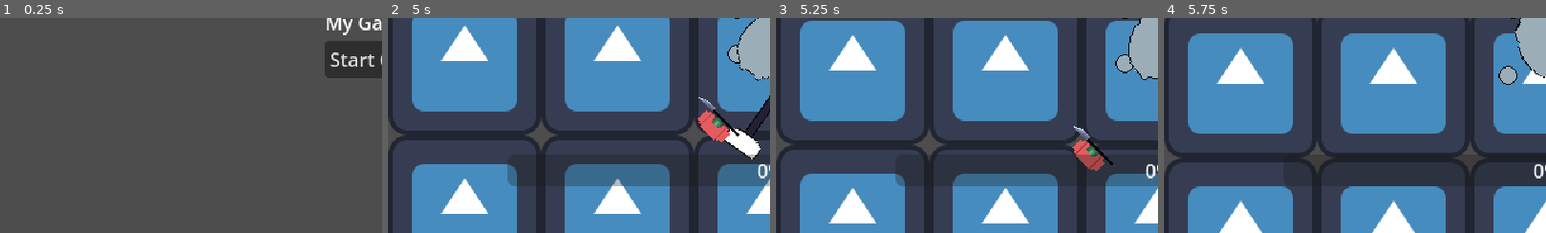
Above: before the commit, frames 1-4 (left to right).
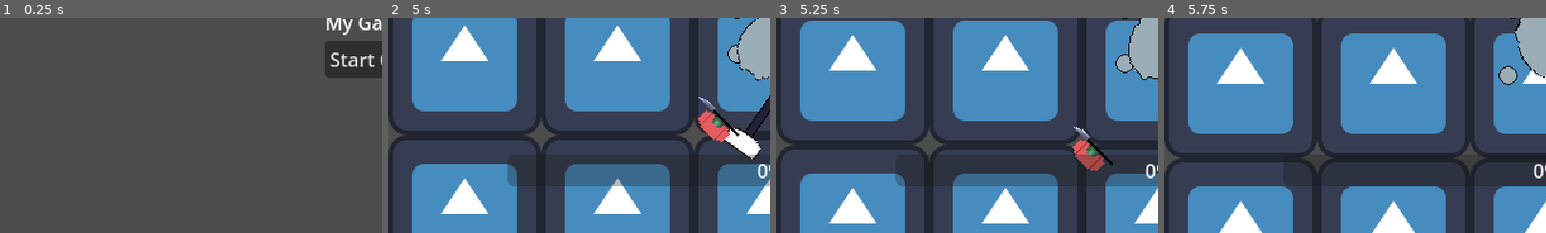
Above: after the commit, the same moments.

Repository: LaffertyDev/junkyard-brawl
Game: Godot game, scene res://src/MenusAndScenes/screen_ui_start.tscn
Same seed, same stepped clock (60 frames per second), same inputs: the game is played once before the commit and once after it. The engine's default icon, where the game draws it, is replaced by a stand-in: a white triangle on a blue panel in a dark square.
Inputs (mouse positions are % of the whole screen's width and height, from its top left):
- Up to frame 1 (0.25 s): no input
- Up to frame 2 (5 s): click "Start Game" at 0.5 s; click "Eject" at 1.25 s; move the mouse to (45, 70) at 2.02 s; hold W (move_forward) 2.03-2.75 s; hold Space (action_primary) 2.03-2.75 s; click "Pilot" at 2.75 s; move the mouse to (80, 65) at 3.52 s; hold W (move_forward) 3.53-4.28 s; tap Space (action_primary) at 3.6 s; move the mouse to (20, 35) at 4.27 s; hold A (move_left) from 4.28 s (still down); hold Space (action_primary) from 4.28 s (still down)
- Up to frame 3 (5.25 s): keep holding A (move_left); move the mouse to (55, 50) at 5.02 s; release Space (action_primary) at 5.03 s; tap Space (action_primary) at 5.1 s
- Up to frame 4 (5.75 s): keep holding A (move_left)
The pictures show only the part of the screen within x 0-50%, y 44-94%; the shares and areas given below are measured in that part.

Frames 1-2 are identical in both runs. In frame 3, less than 0.1% of the frame differs, in the area x 78-86%, y 50-72%; in frame 4, nothing differs.

Commit message:
cleanup a few errors

Diff:
--- a/src/Characters/Max/States/hammer_state_actuating.gd
+++ b/src/Characters/Max/States/hammer_state_actuating.gd
@@ -1,6 +1,6 @@
 extends HammerStateBase
 
-func enter(_previous_state_path: String, data := {}) -> void:
+func enter(_previous_state_path: String, _data := {}) -> void:
 	max_player._hammer.animation = "engage"
 	max_player.shake_strength = 2
 	max_player._hammer_sound.play()
--- a/src/Characters/Max/States/hammer_state_charging.gd
+++ b/src/Characters/Max/States/hammer_state_charging.gd
@@ -10,7 +10,7 @@
 		finished.emit(HAMMER_COOLDOWN)
 
 
-func update(delta: float) -> void:
+func update(_delta: float) -> void:
 	if PlayerState.current_pilot_state == Enums.PilotState.Ejected:
 		finished.emit(HAMMER_COOLDOWN)
 
--- a/src/Characters/Max/States/hammer_state_cooldown.gd
+++ b/src/Characters/Max/States/hammer_state_cooldown.gd
@@ -6,6 +6,6 @@
 	max_player._hammer.animation = "idle"
 	finished.emit(HAMMER_IDLE)
 
-func update(delta: float) -> void:
+func update(_delta: float) -> void:
 	if PlayerState.current_pilot_state == Enums.PilotState.Ejected:
 		finished.emit(HAMMER_UNPOWERED)
--- a/src/Characters/Max/States/hammer_state_idle.gd
+++ b/src/Characters/Max/States/hammer_state_idle.gd
@@ -4,7 +4,7 @@
 	print("Idle")
 	pass
 
-func update(delta: float) -> void:
+func update(_delta: float) -> void:
 	if PlayerState.current_pilot_state == Enums.PilotState.Ejected:
 		finished.emit(HAMMER_UNPOWERED)
 
--- a/src/Characters/Max/States/hammer_state_unpowered.gd
+++ b/src/Characters/Max/States/hammer_state_unpowered.gd
@@ -5,6 +5,6 @@
 func enter(_previous_state_path: String, _data := {}) -> void:
 	print("Unpowered")
 
-func update(delta: float) -> void:
+func update(_delta: float) -> void:
 	if PlayerState.current_pilot_state == Enums.PilotState.Piloting:
 		finished.emit(HAMMER_IDLE)
--- a/src/Enemies/Swiper/SwiperStates/die.gd
+++ b/src/Enemies/Swiper/SwiperStates/die.gd
@@ -1,19 +1,19 @@
 extends EnemyStateBase
 
 var angle_to_move: float
-var death_velocity: int = 150
+var death_velocity: float = 150
 
 
 func enter(_previous_state_path: String, _data := {}) -> void:
 	# turn swiper into a rigid body
 	# add a force in the direction of Max and whatever killed me
-	var max = get_tree().get_nodes_in_group("max")[0]
+	var max_player = get_tree().get_nodes_in_group("max")[0]
 	# get direction to max
-	angle_to_move = swiper_instance.position.angle_to_point(max.position)
+	angle_to_move = swiper_instance.position.angle_to_point(max_player.position)
 
 	await get_tree().create_timer(0.5).timeout
 	swiper_instance.queue_free()
 
 func physics_update(delta: float) -> void:
 	swiper_instance.position -= Vector2(death_velocity, 0).rotated(angle_to_move) * delta
-	death_velocity = death_velocity * (1 - delta * 4)
+	death_velocity = death_velocity * (1.0 - delta * 4.0)
